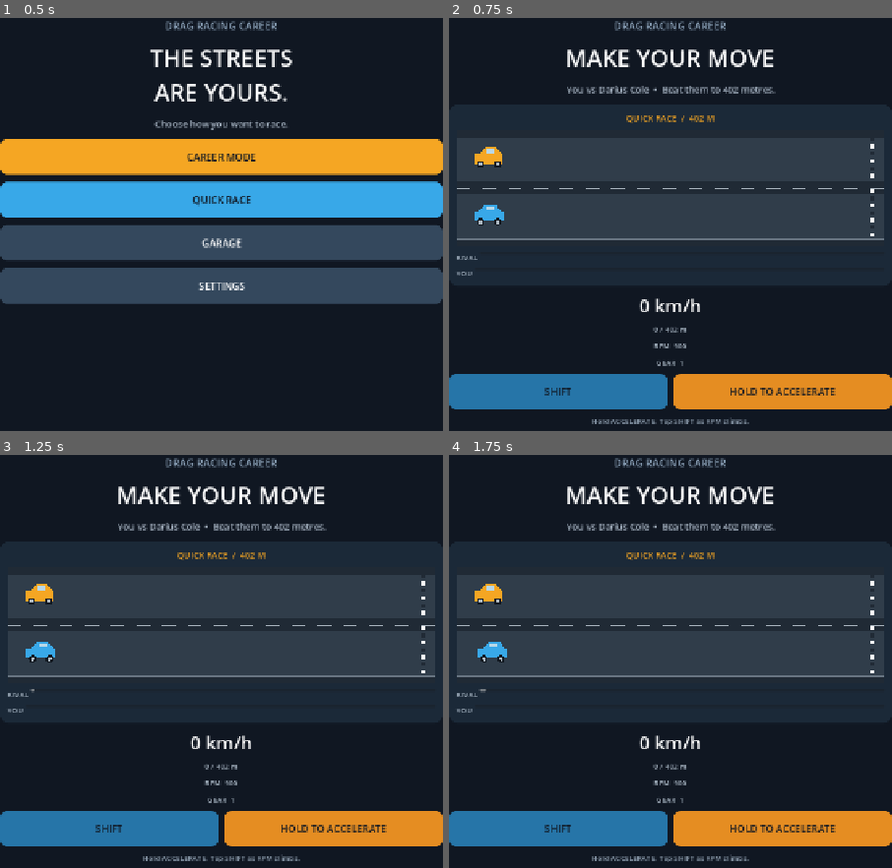
Above: before the commit, frames 1-4 (two rows, left to right).
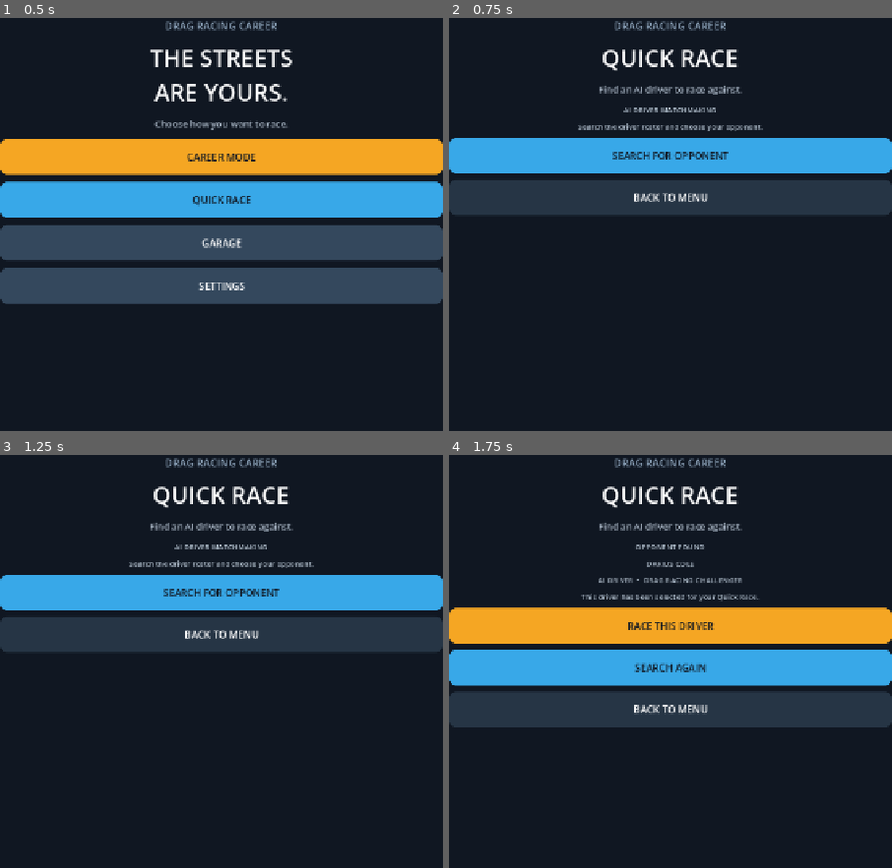
Above: after the commit, the same moments.

Repository: gleeshyyy/-Drag-Racing-Career
Game: Godot game, scene res://main.tscn
The game is run twice, just before and just after one commit, with the same random seed, the same clock (stepped at 60 frames per second) and the same inputs.
Inputs (mouse positions are in pixels of both pictures, inside the frame that each line leads up to):
- Up to frame 1 (0.5 s): no input
- Up to frame 2 (0.75 s): click "QUICK RACE" at 0.5 s
- Up to frame 3 (1.25 s): no input
- Up to frame 4 (1.75 s): click (670, 591) at 1.25 s, where only the run after the commit has a clickable "SEARCH FOR OPPONENT"

Frame 1 is identical in both runs. In frame 2, 28% of the frame differs, in the area x 0-100%, y 7-99%; in frame 3, 28%; in frame 4, 39%.

Commit message:
Add random AI matchmaking for Quick Race

Diff:
--- a/main.gd
+++ b/main.gd
@@ -76,6 +76,7 @@
 var garage_return_to_career := false
 var rival_name := "Darius Cole"
 var rival_names := ["Darius Cole", "Maya Brooks", "Jaxon Reed", "Andre Silva"]
+var quick_rival_name := ""
 
 var title_label: Label
 var status_label: Label
@@ -160,7 +161,7 @@
 	career_button.pressed.connect(_show_career_dashboard)
 	menu_panel.add_child(career_button)
 	var quick_button := _make_button("QUICK RACE", Color("#38a8e8"))
-	quick_button.pressed.connect(_start_race)
+	quick_button.pressed.connect(_show_quick_matchmaking)
 	menu_panel.add_child(quick_button)
 	var garage_button := _make_button("GARAGE", Color("#34485d"))
 	garage_button.add_theme_color_override("font_color", Color.WHITE)
@@ -618,6 +619,47 @@
 	label.autowrap_mode = TextServer.AUTOWRAP_WORD_SMART
 	section_panel.add_child(label)
 
+func _show_quick_matchmaking() -> void:
+	menu_panel.hide()
+	race_panel.hide()
+	section_panel.show()
+	title_label.text = "QUICK RACE"
+	status_label.text = "Find an AI driver to race against."
+	_clear_section()
+	_add_section_label("AI DRIVER MATCHMAKING")
+	_add_section_label("Search the driver roster and choose your opponent.")
+	var search_button := _make_button("SEARCH FOR OPPONENT", Color("#38a8e8"))
+	search_button.pressed.connect(_search_quick_opponent)
+	section_panel.add_child(search_button)
+	var back_button := _make_button("BACK TO MENU", Color("#263545"))
+	back_button.add_theme_color_override("font_color", Color.WHITE)
+	back_button.pressed.connect(_show_menu)
+	section_panel.add_child(back_button)
+
+func _search_quick_opponent() -> void:
+	var available_rivals := rival_names.duplicate()
+	if available_rivals.size() > 1 and available_rivals.has(quick_rival_name):
+		available_rivals.erase(quick_rival_name)
+	quick_rival_name = str(available_rivals[randi_range(0, available_rivals.size() - 1)])
+	_clear_section()
+	_add_section_label("OPPONENT FOUND")
+	_add_section_label(quick_rival_name.to_upper())
+	_add_section_label("AI DRIVER  •  DRAG RACING CHALLENGER")
+	_add_section_label("This driver has been selected for your Quick Race.")
+	var race_button := _make_button("RACE THIS DRIVER", Color("#f5a623"))
+	race_button.pressed.connect(func():
+		career_race = false
+		_start_race()
+	)
+	section_panel.add_child(race_button)
+	var search_again := _make_button("SEARCH AGAIN", Color("#38a8e8"))
+	search_again.pressed.connect(_search_quick_opponent)
+	section_panel.add_child(search_again)
+	var back_button := _make_button("BACK TO MENU", Color("#263545"))
+	back_button.add_theme_color_override("font_color", Color.WHITE)
+	back_button.pressed.connect(_show_menu)
+	section_panel.add_child(back_button)
+
 func _start_race() -> void:
 	section_panel.hide()
 	menu_panel.hide()
@@ -645,7 +687,10 @@
 	menu_panel.hide()
 	race_panel.show()
 	title_label.text = "MAKE YOUR MOVE"
-	rival_name = rival_names[(career_wins + career_losses) % rival_names.size()]
+	if career_race:
+		rival_name = rival_names[(career_wins + career_losses) % rival_names.size()]
+	else:
+		rival_name = quick_rival_name if quick_rival_name != "" else rival_names[randi_range(0, rival_names.size() - 1)]
 	if is_instance_valid(track_title_label):
 		track_title_label.text = "%s  /  %d M" % [race_event_name.to_upper(), int(race_distance)]
 	status_label.text = "You vs %s  •  Beat them to %d metres." % [rival_name, int(race_distance)]
